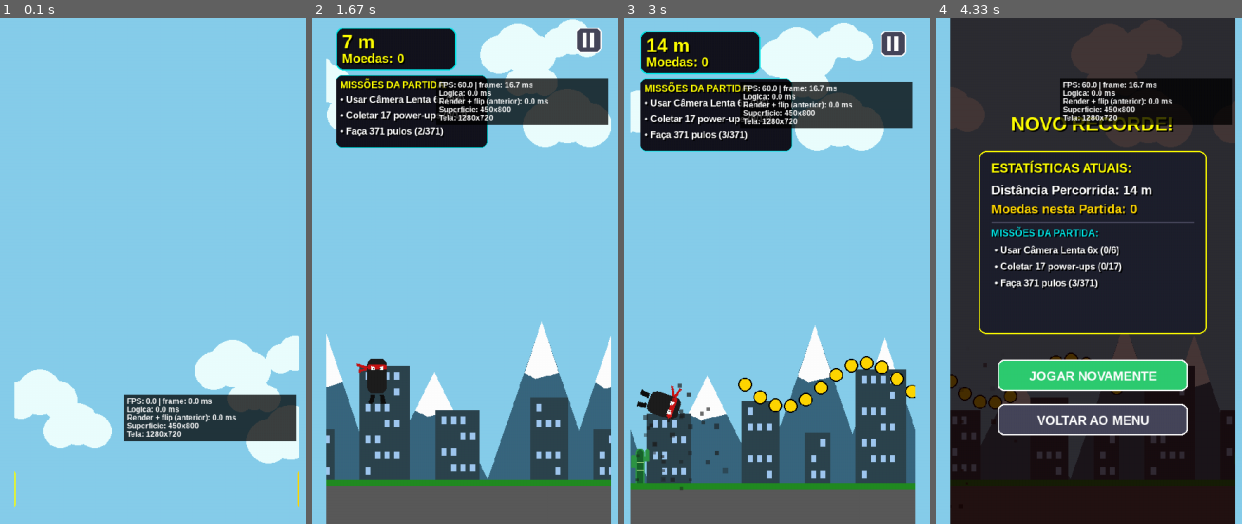
Above: before the commit, frames 1-4 (left to right).
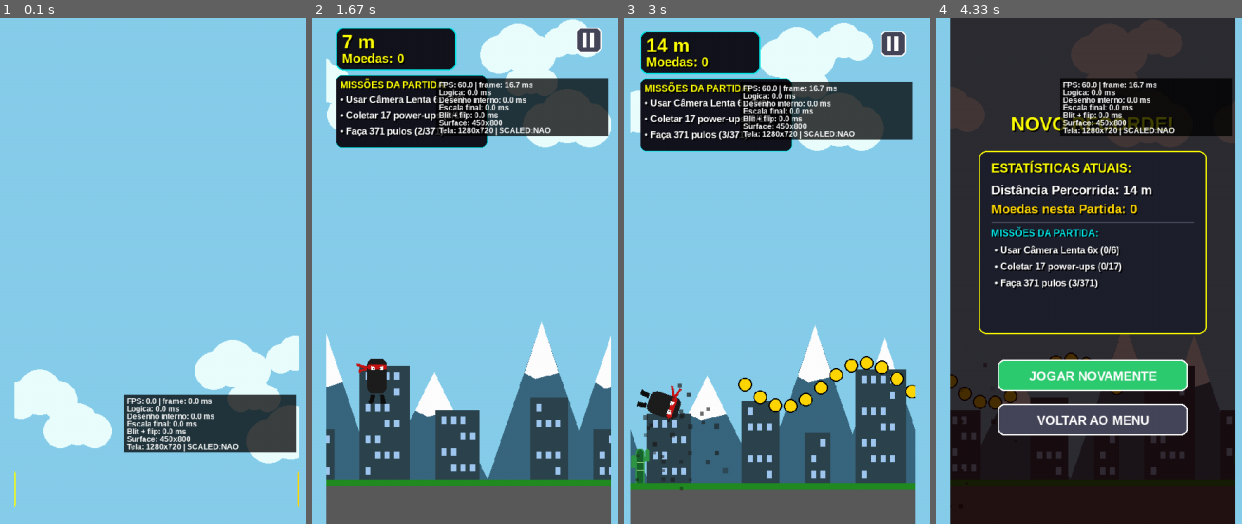
Above: after the commit, the same moments.

Repository: MrPoopBR/pixel_rush
Game: pygame game, started from main.py
Two runs of this game, one before a commit and one after it. Both use one fixed random seed, a clock stepped at 60 frames per second and the inputs below.
Inputs (mouse positions are in pixels of both pictures, inside the frame that each line leads up to):
- Up to frame 1 (0.1 s): no input
- Up to frame 2 (1.67 s): click (468, 271) at 0.38 s; hold Up 0.67-1.13 s; hold Down 1.17-1.47 s; hold Up from 1.5 s (still down)
- Up to frame 3 (3 s): release Up at 1.87 s; hold Down 1.9-2.27 s; tap Space at 1.97, 2.37, 2.7 s; hold Up 2.3-2.6 s; hold Down 2.63-2.93 s
- Up to frame 4 (4.33 s): click (outside the picture) at 3.82 s

The runs differ from the first frame. In frame 1, 2.4% of the frame differs, in the area x 40-98%, y 76-86%; in frame 2, 2.2%; in frame 3, 2.2%; in frame 4, 2.2%.

Commit message:
Update main.py

Diff:
--- a/main.py
+++ b/main.py
@@ -58,10 +58,32 @@
 # Detecção de plataforma (Android vs PC)
 E_ANDROID = (sys.platform == 'android' or 'ANDROID_ARGUMENT' in os.environ)
 
-# Inicialização de vídeo otimizada e blindada contra falhas de driver em emuladores
+# Inicialização de vídeo.
+# No Android, tenta manter a superfície lógica em 450x800 e deixar o SDL/Pygame
+# fazer a escala através do modo SCALED, evitando transform.scale para 1080x2340
+# em software a cada frame. Caso não seja suportado, recua para o modo anterior.
+ANDROID_SCALED_ATIVO = False
 try:
     if E_ANDROID:
-        tela = pygame.display.set_mode((LARGURA_VIRTUAL, ALTURA_VIRTUAL))
+        flag_scaled = getattr(pygame, "SCALED", None)
+        if flag_scaled:
+            try:
+                # VSync só é suportado em combinações específicas; a chamada pode falhar
+                # dependendo da versão do Pygame/SDL embarcada no APK.
+                tela = pygame.display.set_mode(
+                    (LARGURA_VIRTUAL, ALTURA_VIRTUAL), flag_scaled, vsync=1
+                )
+                ANDROID_SCALED_ATIVO = True
+            except Exception:
+                try:
+                    tela = pygame.display.set_mode(
+                        (LARGURA_VIRTUAL, ALTURA_VIRTUAL), flag_scaled
+                    )
+                    ANDROID_SCALED_ATIVO = True
+                except Exception:
+                    tela = pygame.display.set_mode((LARGURA_VIRTUAL, ALTURA_VIRTUAL))
+        else:
+            tela = pygame.display.set_mode((LARGURA_VIRTUAL, ALTURA_VIRTUAL))
     else:
         info_tela = pygame.display.Info()
         LARGURA_TELA = info_tela.current_w
@@ -1746,11 +1768,14 @@
     debug_frame_ms = 0.0
     debug_logic_ms = 0.0
     debug_render_ms = 0.0
+    debug_draw_ms = 0.0
+    debug_scale_ms = 0.0
+    debug_flip_ms = 0.0
     debug_logic_start = _perf_window_start
     debug_render_start = _perf_window_start
 
     # Superficie reutilizada para o painel de diagnostico.
-    debug_panel = pygame.Surface((272, 74), pygame.SRCALPHA)
+    debug_panel = pygame.Surface((272, 92), pygame.SRCALPHA)
     debug_panel.fill((0, 0, 0, 190))
     debug_font = pygame.font.SysFont("Arial", 12, bold=True)
     debug_text_surfaces = []
@@ -2269,6 +2294,7 @@
         debug_render_start = time.perf_counter()
 
         # --- RENDERIZAÇÃO NA TELA VIRTUAL ---
+        # O tempo até aqui mede o desenho de todos os elementos na superfície lógica.
         # O ParallaxBackground.draw() já preenche o céu nos estados de jogo.
         # Evitamos um segundo fill da tela inteira nesses frames.
         if estado not in ["JOGANDO", "PAUSA", "GAMEOVER"]:
@@ -2669,9 +2695,11 @@
                 linhas_debug = (
                     f"FPS: {debug_fps:.1f} | frame: {debug_frame_ms:.1f} ms",
                     f"Logica: {debug_logic_ms:.1f} ms",
-                    f"Render + flip (anterior): {debug_render_ms:.1f} ms",
-                    f"Superficie: {display_surface.get_width()}x{display_surface.get_height()}",
-                    f"Tela: {tela.get_width()}x{tela.get_height()}"
+                    f"Desenho interno: {debug_draw_ms:.1f} ms",
+                    f"Escala final: {debug_scale_ms:.1f} ms",
+                    f"Blit + flip: {debug_flip_ms:.1f} ms",
+                    f"Surface: {display_surface.get_width()}x{display_surface.get_height()}",
+                    f"Tela: {tela.get_width()}x{tela.get_height()} | SCALED:{'SIM' if ANDROID_SCALED_ATIVO else 'NAO'}"
                 )
                 debug_text_surfaces = [debug_font.render(linha, True, (255, 255, 255))
                                        for linha in linhas_debug]
@@ -2679,7 +2707,9 @@
 
             display_surface.blit(debug_panel, (LARGURA_VIRTUAL - 277, 95))
             for _i, _texto_debug in enumerate(debug_text_surfaces):
-                display_surface.blit(_texto_debug, (LARGURA_VIRTUAL - 272, 99 + _i * 13))
+                display_surface.blit(_texto_debug, (LARGURA_VIRTUAL - 272, 99 + _i * 12))
+
+        debug_draw_ms = (time.perf_counter() - debug_render_start) * 1000.0
 
         ox, oy = 0, 0
         if shake_timer > 0:
@@ -2687,6 +2717,7 @@
             ox = random.randint(-shake_intensidade, shake_intensidade)
             oy = random.randint(-shake_intensidade, shake_intensidade)
 
+        _debug_scale_start = time.perf_counter()
         if E_ANDROID:
             tamanho_final = (LARGURA_TELA, ALTURA_TELA)
             pos_final = (ox, oy)
@@ -2704,10 +2735,12 @@
                 superficies_escala[tamanho_final] = superficie_final
             pygame.transform.scale(display_surface, tamanho_final, superficie_final)
 
+        debug_scale_ms = (time.perf_counter() - _debug_scale_start) * 1000.0
+        _debug_flip_start = time.perf_counter()
         tela.blit(superficie_final, pos_final)
-
         pygame.display.flip()
-        debug_render_ms = (time.perf_counter() - debug_render_start) * 1000.0
+        debug_flip_ms = (time.perf_counter() - _debug_flip_start) * 1000.0
+        debug_render_ms = debug_draw_ms + debug_scale_ms + debug_flip_ms
         relogio.tick(60)
 
     pygame.quit()
